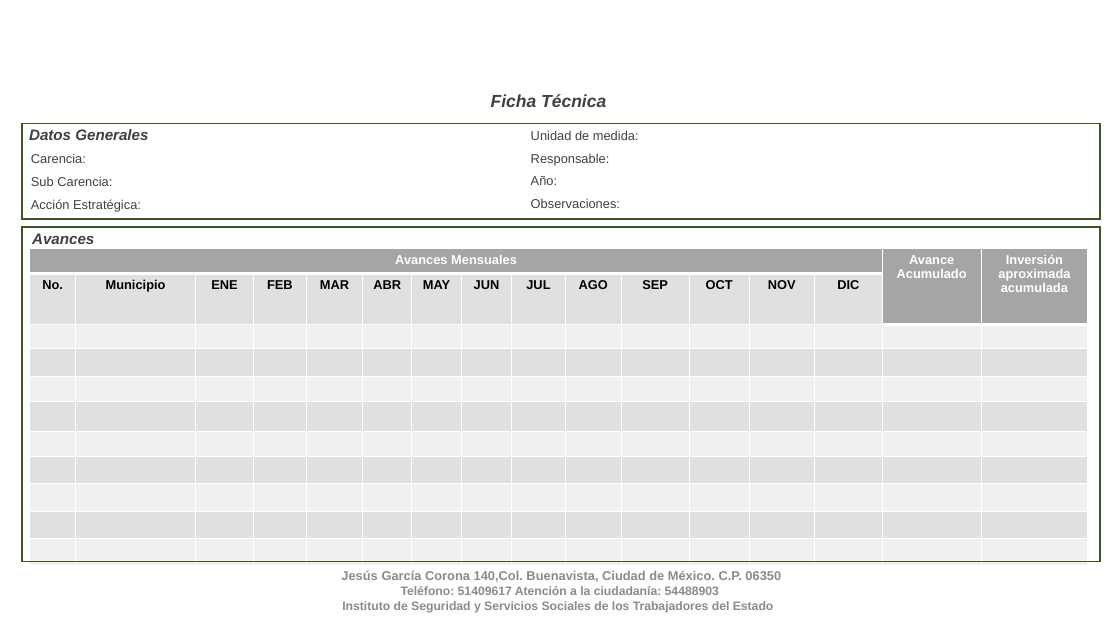
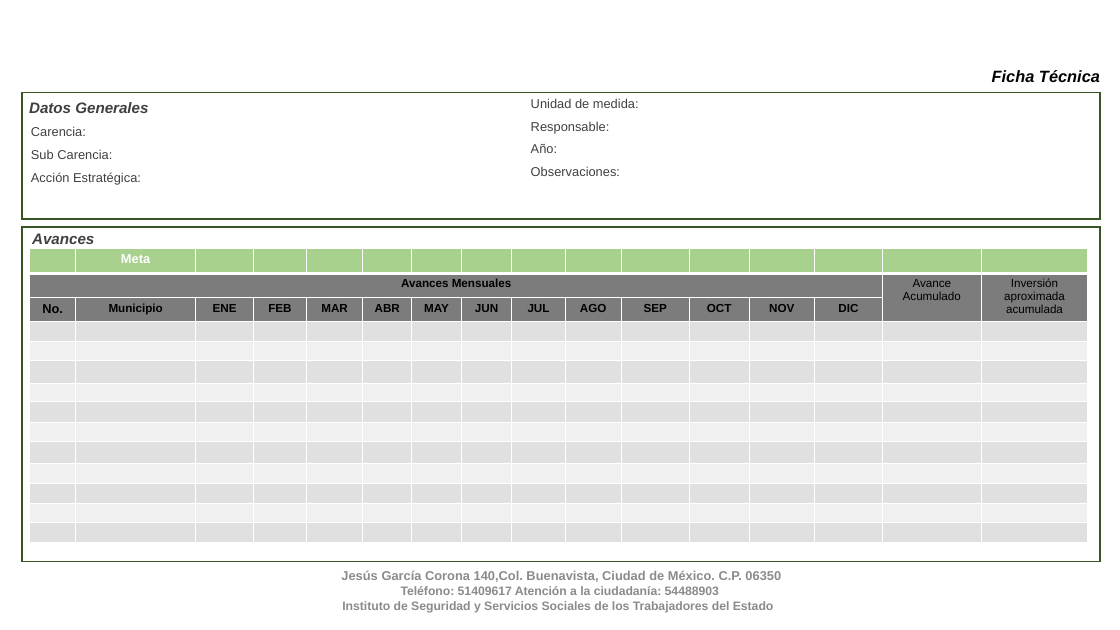
Before and after one commit to fpedro23/djangoISSSTE, a slide deck: slide 2 of djangoISSSTE/static/ppt/Ficha_Tecnica_Avance.pptx. Drawn at 1120x630 pixels with LibreOffice and Linux fonts; fonts in the diff are those of the drawing; background and template pictures are left out. Boxes give left, top, right and bottom in pixels: in the first picture for what was removed or moved away, otherwise in the second. Text is boxed around its words. In the diff, an @@ line names an element or a change of style, - is before the commit and + after.

Commit message:
ficha técnica mejorada

```diff
--- a/djangoISSSTE/static/ppt/Ficha_Tecnica_Avance.pptx
+++ b/djangoISSSTE/static/ppt/Ficha_Tecnica_Avance.pptx
@@ text "Ficha Técnica": place and size @@
-text "Ficha Técnica" at (491,94,606,107)
+text "Ficha Técnica" at (992,70,1100,82)
@@ text "Ficha Técnica" at (992,70,1100,82): size 15 to 14 pt, text colour #404040 to #000000 @@
@@ text "Datos Generales": place and size @@
-text "Datos Generales" at (29,129,148,140)
+text "Datos Generales" at (29,102,148,113)
@@ rectangle: place and size @@
-rectangle at (22,124,1100,219)
+rectangle at (22,92,1100,219)
@@ table: place and size @@
-table at (523,124,1089,219)
+table at (523,92,1089,213)
@@ table: place and size @@
-table at (23,148,584,219)
+table at (23,121,523,213)
@@ table at (30,249,1088,545) @@
+row 1:  | Meta |  |  |  |  |  |  |  |  |  |  |  |  |  | 
+row 13:  |  |  |  |  |  |  |  |  |  |  |  |  |  |  | 
+row 14:  |  |  |  |  |  |  |  |  |  |  |  |  |  |  | 
```
Also in this commit, not shown: 1 other slide changed, 2 other files.
